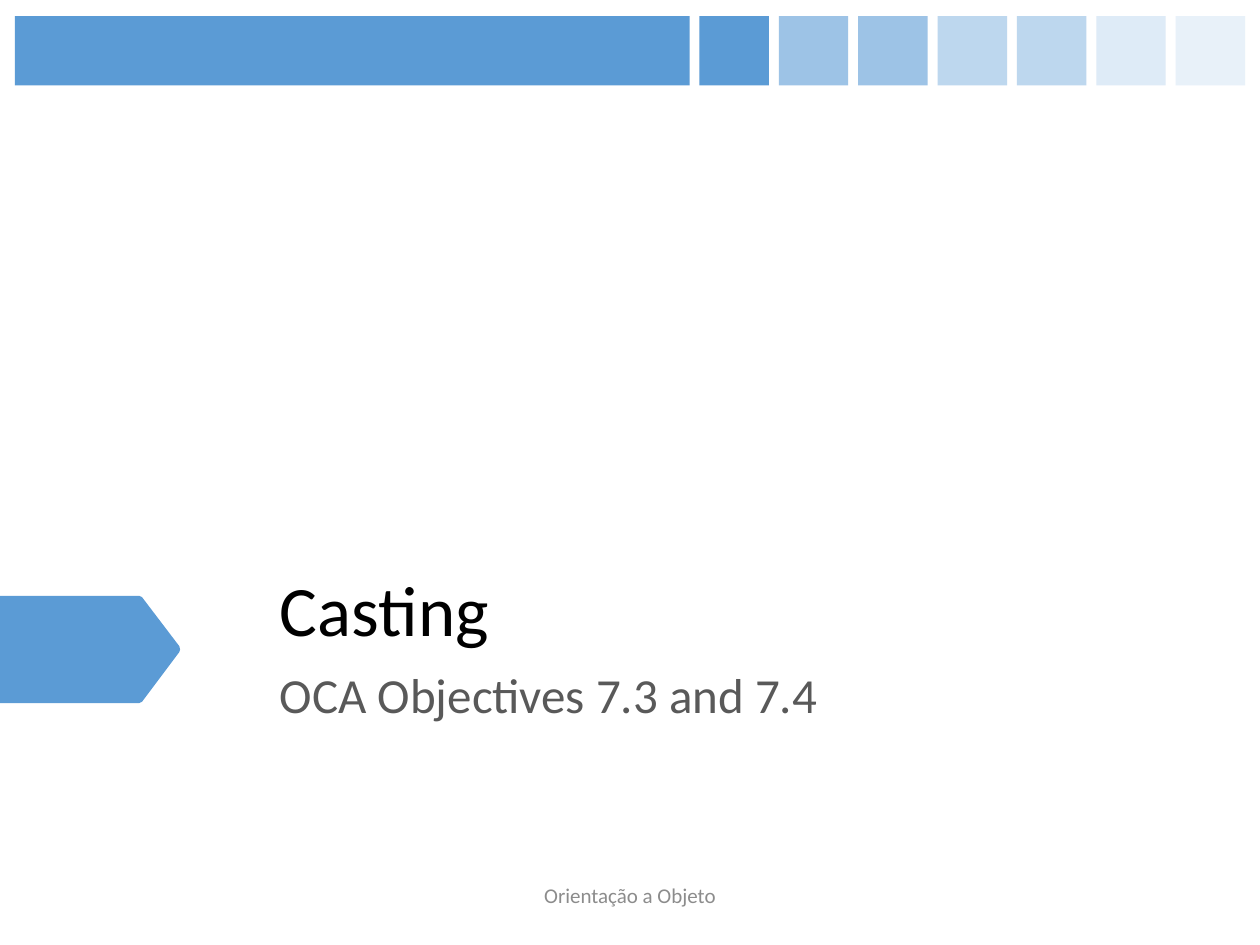
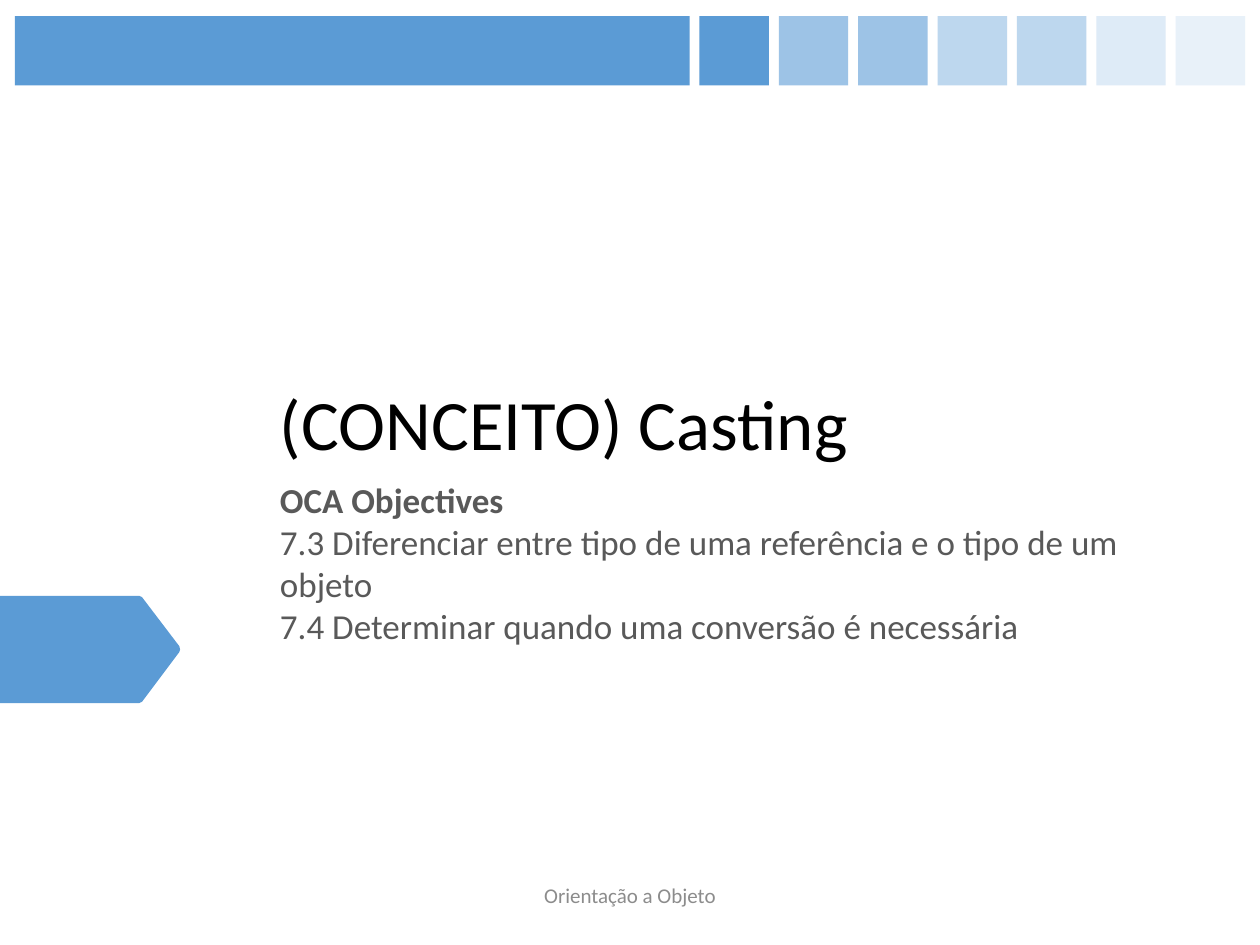
Before and after one commit to figueiredojrr/treinamentoJavaSeOcaAgosto, a slide deck: slide 26 of TreinamentoJavaSeOca/documentos/apresentação/OCA.pptx (slide 28 before the commit). Drawn at 1260x945 pixels with LibreOffice and Linux fonts; fonts in the diff are those of the drawing. Boxes give left, top, right and bottom in pixels: in the first picture for what was removed or moved away, otherwise in the second. Text is boxed around its words. In the diff, an @@ line names an element or a change of style, - is before the commit and + after.

```diff
--- a/TreinamentoJavaSeOca/documentos/apresentação/OCA.pptx
+++ b/TreinamentoJavaSeOca/documentos/apresentação/OCA.pptx
@@ title at [280, 398, 848, 463]: text changed @@
-Casting
+(CONCEITO) Casting
@@ subtitle at [280, 488, 1117, 645]: text changed; size 28 to 20 pt @@
-OCA Objectives 7.3 and 7.4
+OCA Objectives
+7.3 Diferenciar entre tipo de uma referência e o tipo de um objeto
+7.4 Determinar quando uma conversão é necessária
```
Also in this commit, not shown: 21 other slides changed, 4 slides removed.
